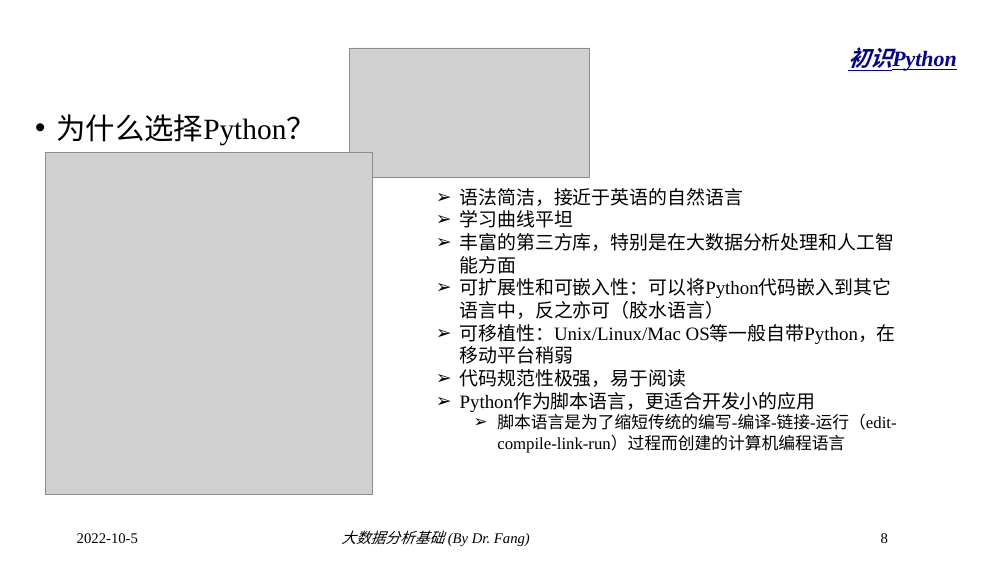
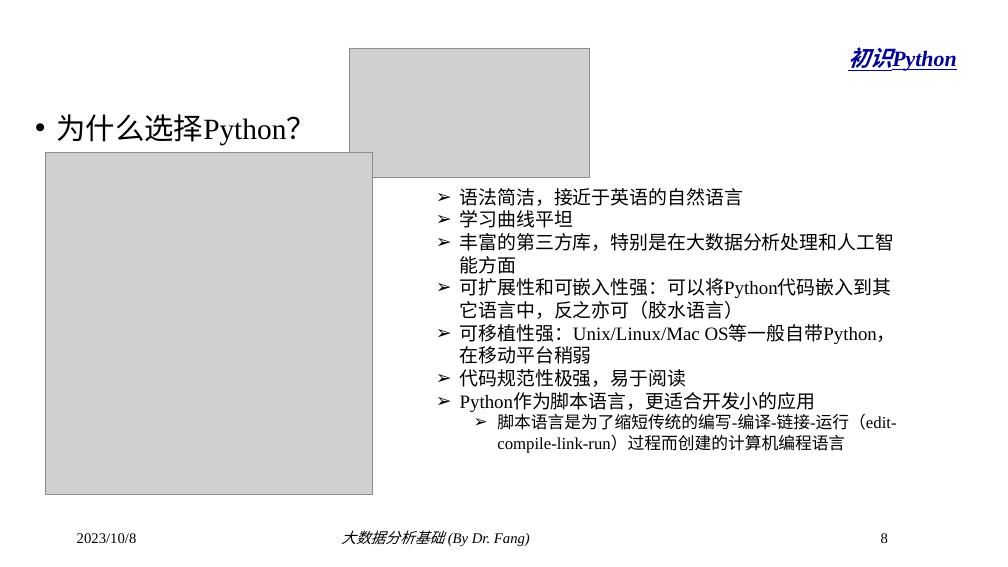
Before and after one commit to dr-fang/BDA, a slide deck: slide 8 of slides/2_PythonBasic.pptx. Drawn at 1008x567 pixels with LibreOffice and Linux fonts; fonts in the diff are those of the drawing; grey boxes stand for pictures; background and template pictures are left out. Boxes give left, top, right and bottom in pixels: in the first picture for what was removed or moved away, otherwise in the second. Text is boxed around its words. In the diff, an @@ line names an element or a change of style, - is before the commit and + after.

```diff
--- a/slides/2_PythonBasic.pptx
+++ b/slides/2_PythonBasic.pptx
@@ text at (460, 278, 896, 364): text changed @@
-  ➢ 可扩展性和可嵌入性：可以将Python代码嵌入到其它语言中，反之亦可（胶水语言）
-  ➢ 可移植性：Unix/Linux/Mac OS等一般自带Python，在移动平台稍弱
+  ➢ 可扩展性和可嵌入性强：可以将Python代码嵌入到其它语言中，反之亦可（胶水语言）
+  ➢ 可移植性强：Unix/Linux/Mac OS等一般自带Python，在移动平台稍弱
@@ text at (77, 533, 137, 543): text changed @@
-2022-10-5
+2023/10/8
```
Also in this commit, not shown: 37 other slides changed, 6 slides added, 6 slides removed.
